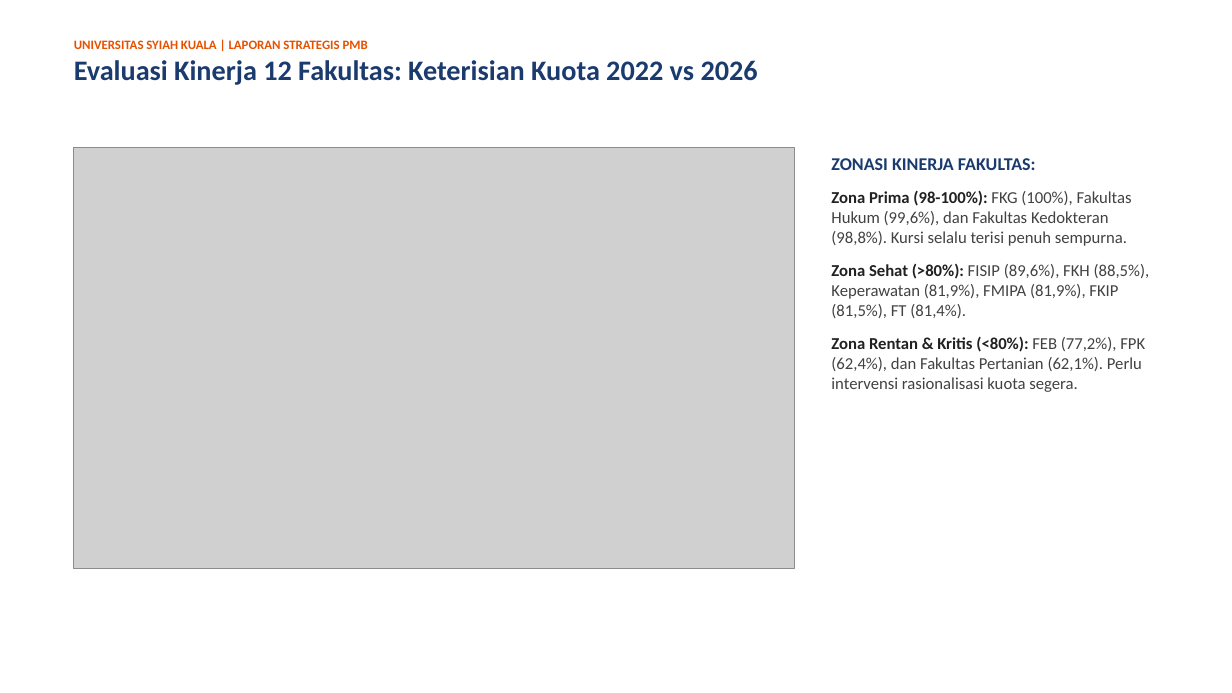
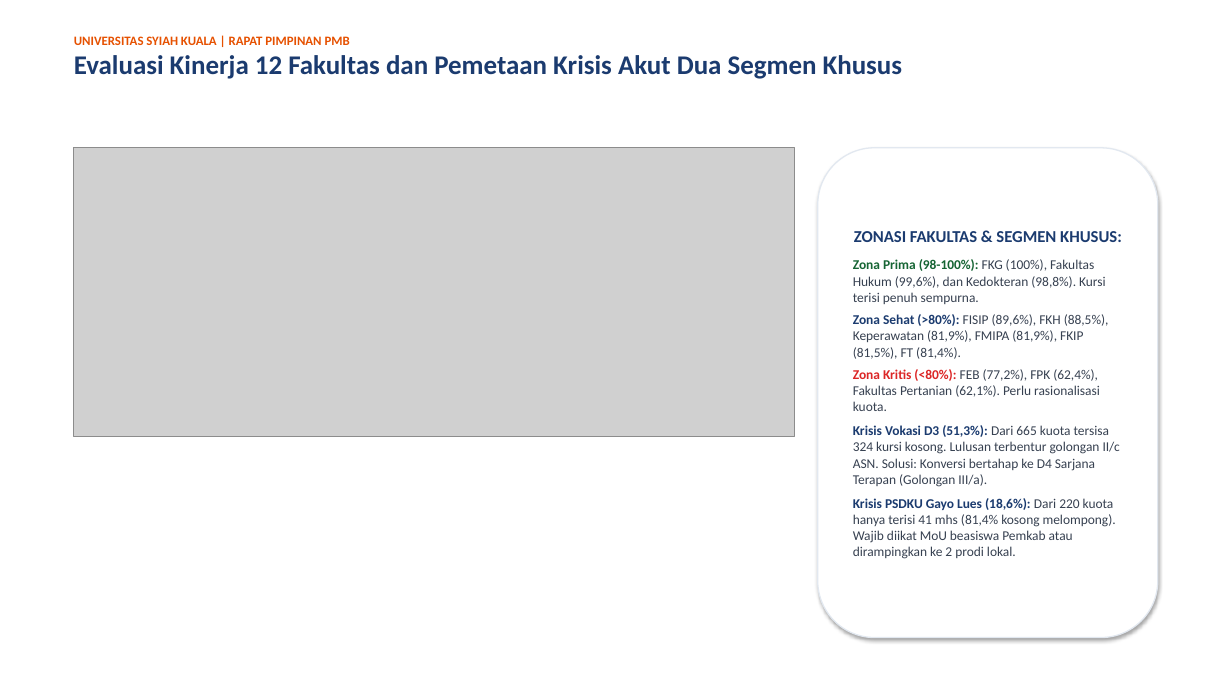
Before and after one commit to AuliaMuzhaffar/projek-magang-usk, a slide deck: slide 14 of analisa_peminatan_dan_daya_tampung/presentasi_analisa_peminatan_dan_daya_tampung.pptx (slide 10 before the commit). Drawn at 1232x693 pixels with LibreOffice and Linux fonts; fonts in the diff are those of the drawing; grey boxes stand for pictures. Boxes give left, top, right and bottom in pixels: in the first picture for what was removed or moved away, otherwise in the second. Text is boxed around its words. In the diff, an @@ line names an element or a change of style, - is before the commit and + after.

```diff
--- a/analisa_peminatan_dan_daya_tampung/presentasi_analisa_peminatan_dan_daya_tampung.pptx
+++ b/analisa_peminatan_dan_daya_tampung/presentasi_analisa_peminatan_dan_daya_tampung.pptx
@@ text at bbox=[74, 36, 903, 79]: text changed; size 22 to 21 pt @@
-UNIVERSITAS SYIAH KUALA | LAPORAN STRATEGIS PMB
-Evaluasi Kinerja 12 Fakultas: Keterisian Kuota 2022 vs 2026
+UNIVERSITAS SYIAH KUALA | RAPAT PIMPINAN PMB
+Evaluasi Kinerja 12 Fakultas dan Pemetaan Krisis Akut Dua Segmen Khusus
@@ picture: place and size @@
-picture at bbox=[74, 148, 795, 568]
+picture at bbox=[74, 148, 795, 436]
@@ rounded rectangle "ZONASI FAKULTAS & SEGMEN KHUSUS:": place and size @@
-rounded rectangle "ZONASI FAKULTAS & SEGMEN KHUSUS:" at bbox=[831, 158, 1150, 392]
+rounded rectangle "ZONASI FAKULTAS & SEGMEN KHUSUS:" at bbox=[818, 148, 1158, 638]
@@ rounded rectangle "ZONASI FAKULTAS & SEGMEN KHUSUS:" at bbox=[818, 148, 1158, 638]: vertical alignment top to middle; fill none to #FFFFFF; outline none to #E2E8F0 1 pt; shadow on @@
@@ text in rounded rectangle at bbox=[853, 231, 1122, 304]: text changed; size 13 to 10.5 pt; text colour #424242 to #374151 @@
-ZONASI KINERJA FAKULTAS:
-Zona Prima (98-100%): FKG (100%), Fakultas Hukum (99,6%), dan Fakultas Kedokteran (98,8%). Kursi selalu terisi penuh sempurna.
+ZONASI FAKULTAS & SEGMEN KHUSUS:
+Zona Prima (98-100%): FKG (100%), Fakultas Hukum (99,6%), dan Kedokteran (98,8%). Kursi terisi penuh sempurna.
@@ text in rounded rectangle at bbox=[853, 314, 1109, 359]: size 13 to 10.5 pt in "Zona Sehat (>80%): FISIP (89,6%), FKH (88,5%), ..."; text colour #212121 to #1B3B6F in "Zona Sehat (>80%):"; text colour #424242 to #374151 in "FISIP (89,6%), FKH (88,5%), Keperawatan (81,9%), FMIPA ..."; less space between paragraphs @@
@@ text in rounded rectangle at bbox=[853, 369, 1120, 559]: text changed; size 13 to 10.5 pt; text colour #424242 to #374151 @@
-Zona Rentan & Kritis (<80%): FEB (77,2%), FPK (62,4%), dan Fakultas Pertanian (62,1%). Perlu intervensi rasionalisasi kuota segera.
+Zona Kritis (<80%): FEB (77,2%), FPK (62,4%), Fakultas Pertanian (62,1%). Perlu rasionalisasi kuota.
+Krisis Vokasi D3 (51,3%): Dari 665 kuota tersisa 324 kursi kosong. Lulusan terbentur golongan II/c ASN. Solusi: Konversi bertahap ke D4 Sarjana Terapan (Golongan III/a).
+Krisis PSDKU Gayo Lues (18,6%): Dari 220 kuota hanya terisi 41 mhs (81,4% kosong melompong). Wajib diikat MoU beasiswa Pemkab atau dirampingkan ke 2 prodi lokal.
```
Also in this commit, not shown: 4 other slides changed, 11 slides added, 10 slides removed, 1 other file.
